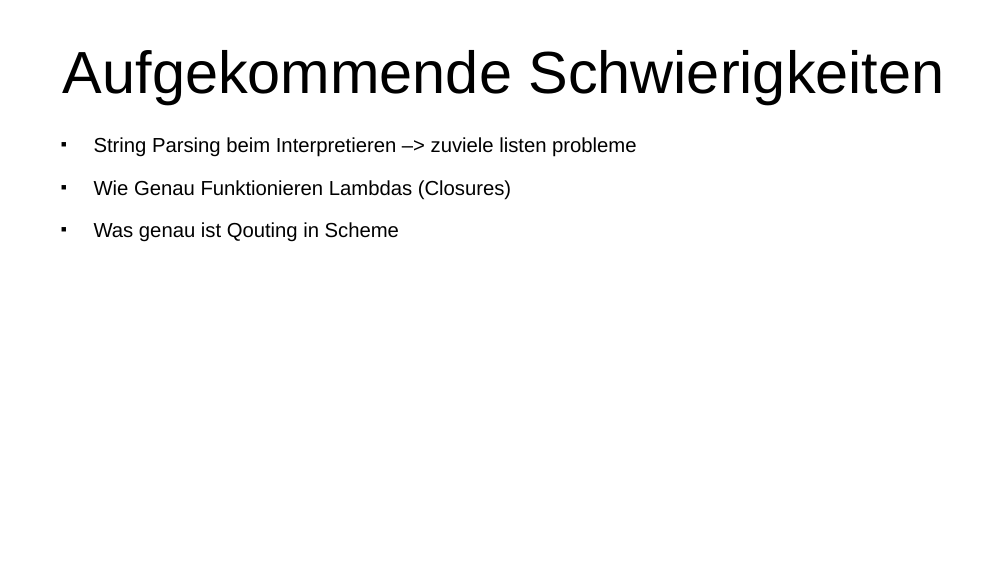
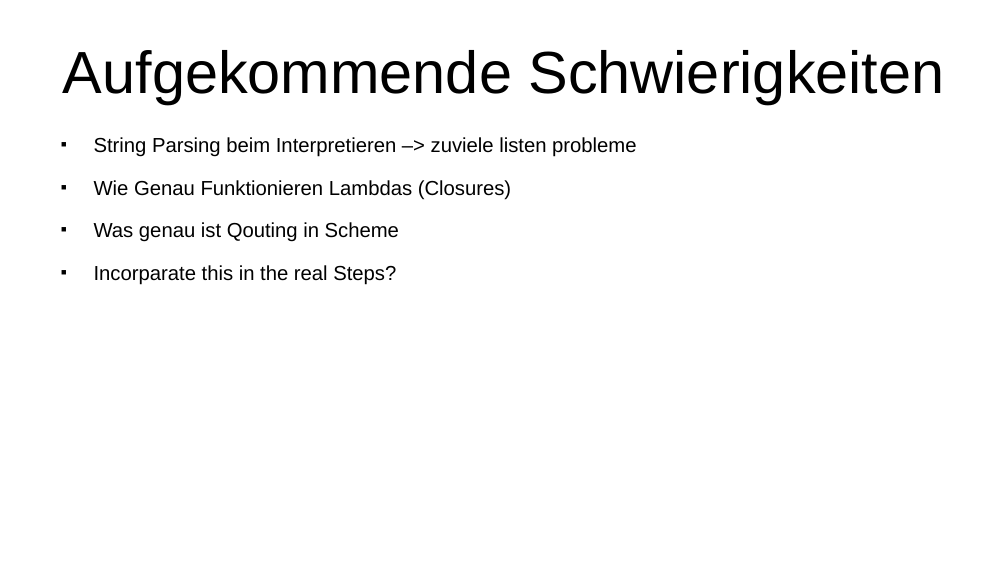
Before and after one commit to Iquiji/little-schemer-talk, a slide deck: slide 12 of Talk Engineering Day 2-6-2022.odp. Drawn at 1008x567 pixels with LibreOffice and Linux fonts; fonts in the diff are those of the drawing. Boxes give left, top, right and bottom in pixels: in the first picture for what was removed or moved away, otherwise in the second. Text is boxed around its words. In the diff, an @@ line names an element or a change of style, - is before the commit and + after.

```diff
--- a/Talk Engineering Day 2-6-2022.odp
+++ b/Talk Engineering Day 2-6-2022.odp
@@ text at (94,265,396,285): paragraph added @@
+■ Incorparate this in the real Steps?
```
Also in this commit, not shown: 1 other slide changed.
